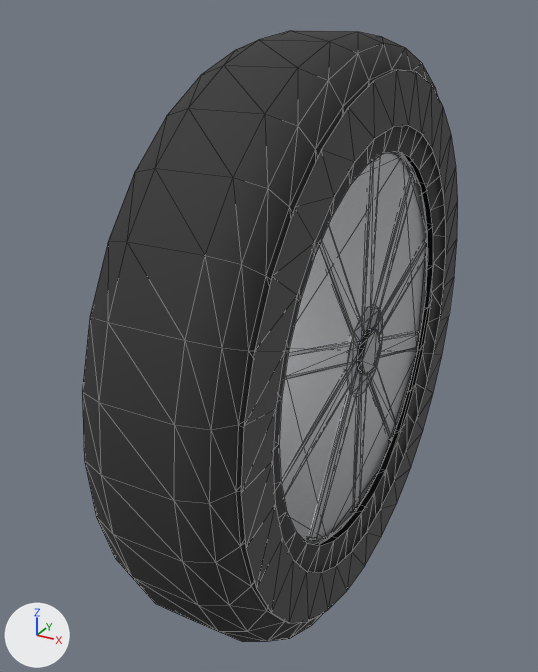
A saved change to the glTF model assets/vehicles/wheel_split.glb.
Before and after are seen from a camera (50 mm lens) standing at (1.008, -2.167, 1.06) and looking at (-0.144, -0.073, 0.013). Lighting does not change. The marker at lower left points along +X, +Y and +Z. The older version comes first. Mesh edges are drawn as thin lines. Vertices at exactly the same position are counted once.

Names of what the first picture shows: 'wheel'.
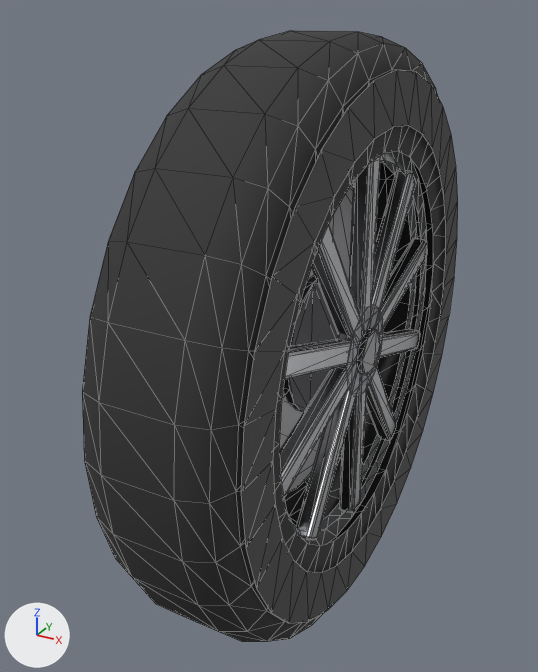
Pixel boxes (x1, y1, x2, y2) of what changed, in the pictures (538 x 672 px):
part 1 of me_wheel, rebuilt (9% narrower): before (279, 151, 428, 545); after (292, 151, 427, 546)
part 2 of me_wheel, added (mostly hidden): after (319, 160, 417, 531)

The change in detail:
me_wheel is used by ob_wheel; location (0.0, 0.0, 0.0).
me_wheel had 1224 vertices, 2192 faces and spanned x -0.23..0.23, y -1.0..1.0, z -1.0..1.0.
me_wheel now has 1288 vertices, 2196 faces and spans x -0.23..0.23, y -1.0..1.0, z -1.0..1.0.
me_wheel part 1: the loose piece of 64 vertices spanning x 0.15..0.19, y -0.7..0.7, z -0.7..0.7 is rebuilt with 64 vertices and now spans x 0.17, y -0.7..0.7, z -0.7..0.7.
me_wheel part 2: a new loose piece of 64 vertices spanning x 0.13, y -0.7..0.7, z -0.7..0.7, in mat_rim (light grey #dadbdf).
